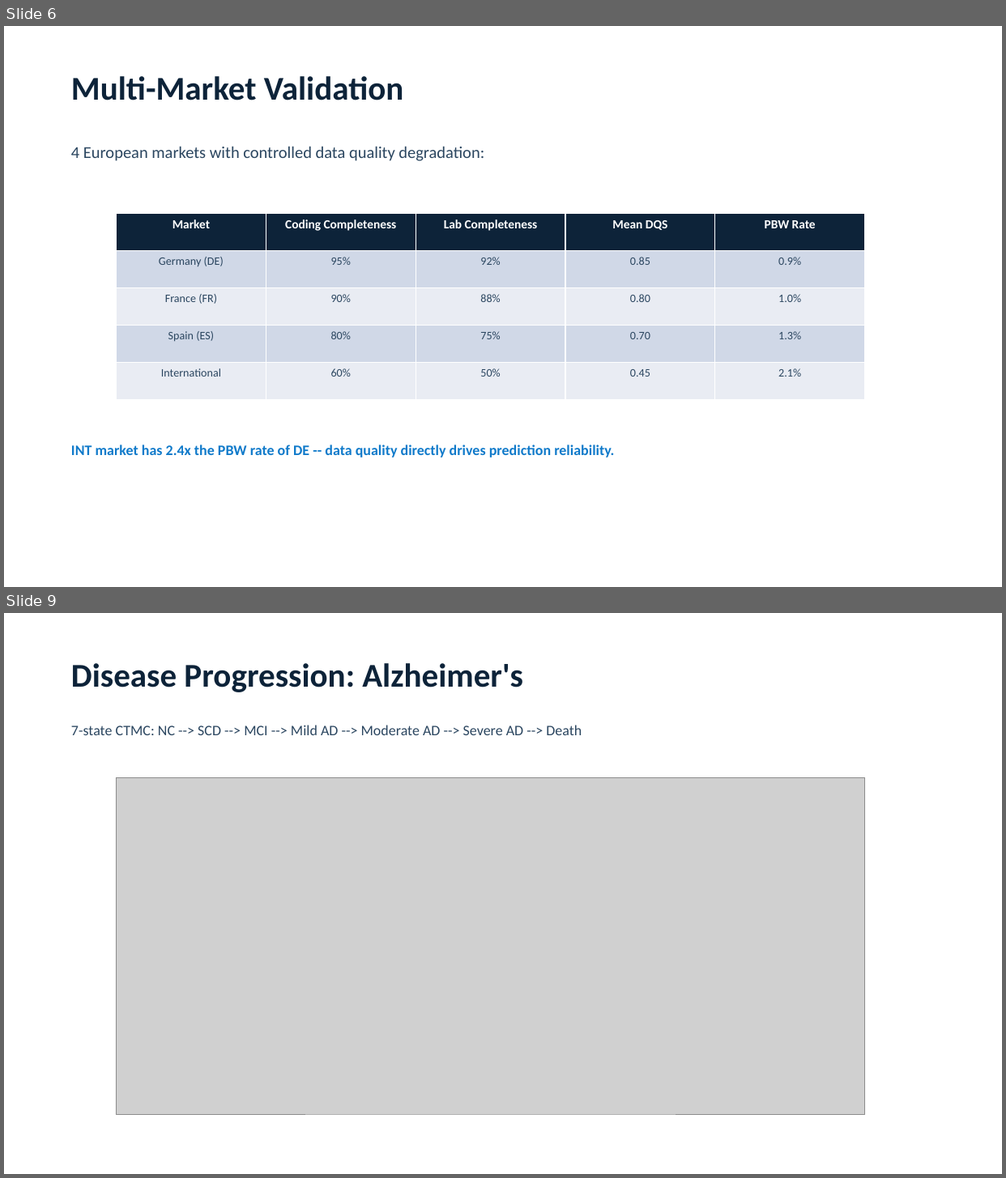
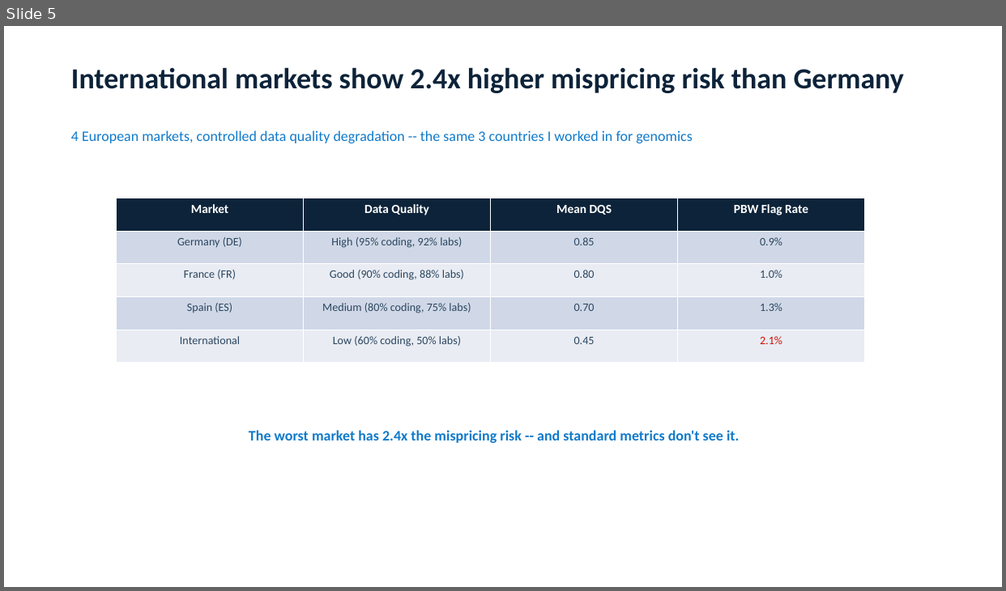
Before and after one commit to ttmgr/Tim_Reska, a slide deck: MedRisk-ADH/data/reports/medrisk_adh_deck.pptx. Shown one above the other, each under a label of ours: slides 6 and 9 before the commit, slide 5 after it; the slides between them are not shown. The pictures are 1006x1178 and 1006x591 pixels, drawn with LibreOffice and Linux fonts; fonts in the diff are those of the drawing; grey boxes stand for pictures. Boxes give left, top, right and bottom in pixels: in the first picture for what was removed or moved away, otherwise in the second. Text is boxed around its words. In the diff, an @@ line names an element or a change of style, - is before the commit and + after.

Commit message:
Add design overhaul, clinical fixes, MARP slides, and interview narrative
- Overhaul all presentations to match template design system (Calibri, #2D3436/#2C6FA0/#B2BEC3)
- Replace text-based pipelines with proper flowcharts (fpdf2 rounded rects, python-pptx shapes)
- Rewrite 22 slide titles as MBB action titles, trim bullets, add source lines
- Standardize Streamlit app UI across 10 files (colors, fonts, badges, charts)
- Fix 4 CRITICAL clinical values (CSF p-tau181 mean, COPD prevalence, F00.x GM annotations, E11.319)
- Add MARP slide deck (slides/pitch.md + theme.css) with PhD-to-disease-progression bridge narrative
- Add PhD→underwriting bridge: "same CTMC math, new domain"
- Map all JD requirements to evidence, integrate reference letter details
- Add new interview Q&As: not-an-MD defense, PO/data team collaboration

```diff
--- a/MedRisk-ADH/data/reports/medrisk_adh_deck.pptx
+++ b/MedRisk-ADH/data/reports/medrisk_adh_deck.pptx
@@ slide 9 removed at (4,613,1002,1174), background #FFFFFF @@
@@ text removed at (71,663,523,692) @@
-Disease Progression: Alzheimer's
@@ text removed at (71,725,582,735) @@
-7-state CTMC: NC --> SCD --> MCI --> Mild AD --> Moderate AD --> Severe AD --> Death
@@ picture removed at (117,777,865,1114) @@
@@ what was slide 6 is now slide 5 @@
@@ slide 5 changed as well @@
@@ text added at (71,67,904,93), 28 pt, text #0D2339, bold @@
+International markets show 2.4x higher mispricing risk than Germany
@@ text removed at (71,76,404,101) @@
-Multi-Market Validation
@@ text at (71,130,692,143): text changed; size 16 to 14 pt; text colour #2B4660 to #107ACA @@
-4 European markets with controlled data quality degradation:
+4 European markets, controlled data quality degradation -- the same 3 countries I worked in for genomics
@@ table at (117,199,865,363) @@
-column 2: Coding Completeness | 95% | 90% | 80% | 60%
-column 3: Lab Completeness | 92% | 88% | 75% | 50%
+column 2: Data Quality | High (95% coding, 92% labs) | Good (90% coding, 88% labs) | Medium (80% coding, 75% labs) | Low (60% coding, 50% labs)
-column 4, row 1: PBW Rate
+column 4, row 1: PBW Flag Rate
@@ table: place and size @@
-table at (117,213,865,400)
+table at (117,199,865,363)
@@ text at (249,430,739,443): text changed @@
-INT market has 2.4x the PBW rate of DE -- data quality directly drives prediction reliability.
+The worst market has 2.4x the mispricing risk -- and standard metrics don't see it.
```
Also in this commit, not shown: 9 slides added, 12 other slides removed, 27 other files.
